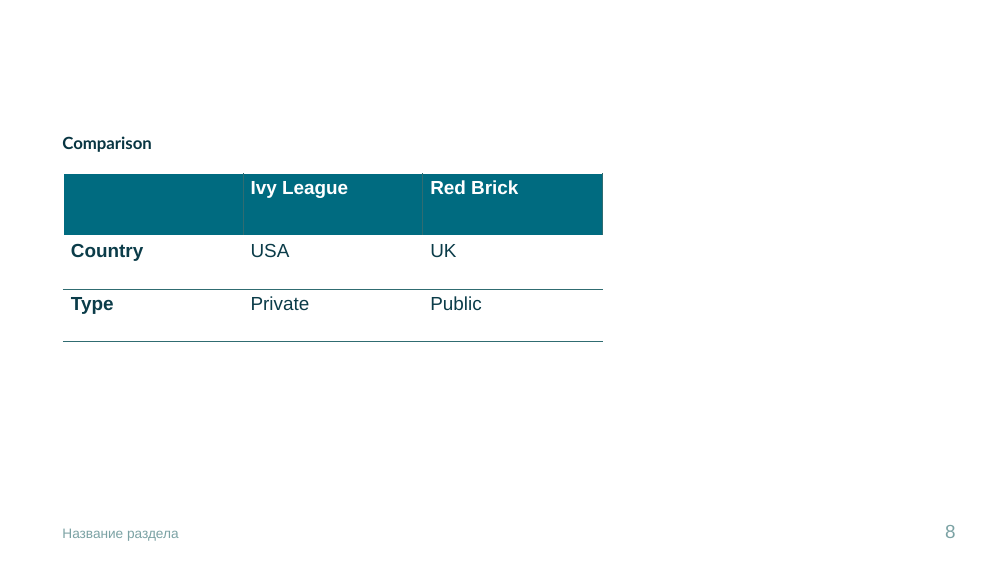
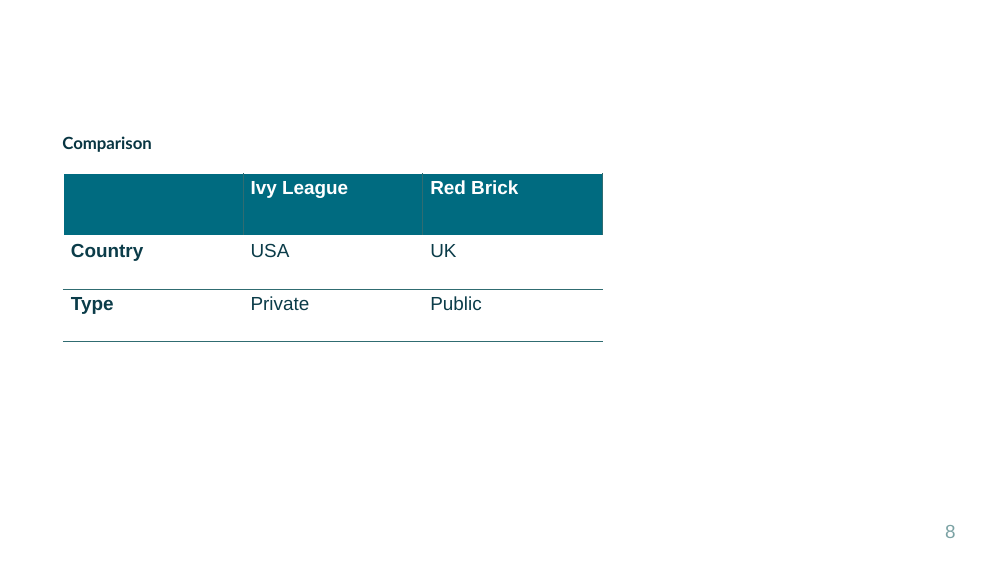
Before and after one commit to antonlerer/lawtracker, a slide deck: slide 8 of out/Prestigious_Universities.pptx. Drawn at 1008x567 pixels with LibreOffice and Linux fonts; fonts in the diff are those of the drawing; background and template pictures are left out. Boxes give left, top, right and bottom in pixels: in the first picture for what was removed or moved away, otherwise in the second. Text is boxed around its words. In the diff, an @@ line names an element or a change of style, - is before the commit and + after.

```diff
--- a/out/Prestigious_Universities.pptx
+++ b/out/Prestigious_Universities.pptx
@@ text removed at (62,528,179,541) @@
-Название раздела
```
Also in this commit, not shown: 3 other slides changed, 2 slides added, 2 slides removed.
